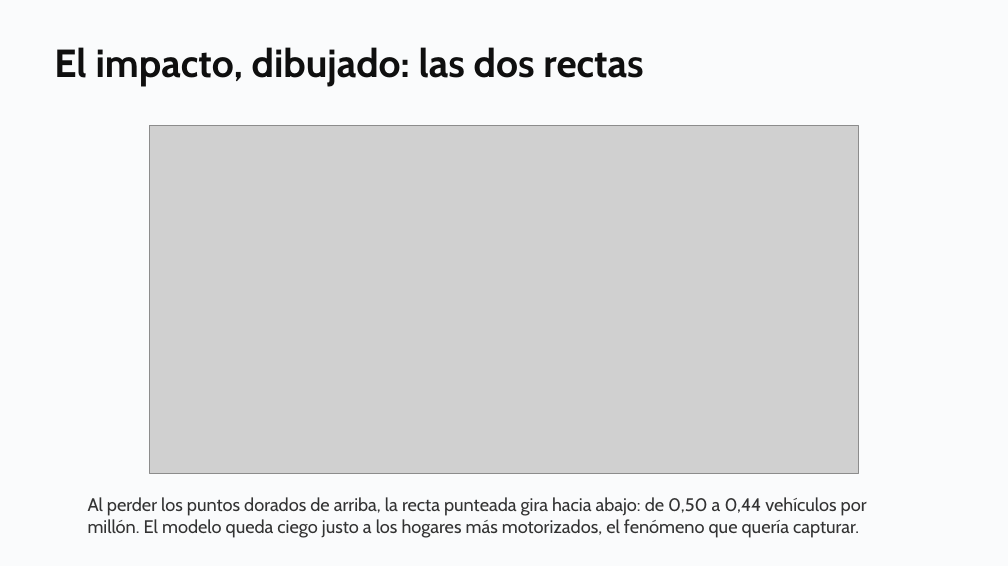
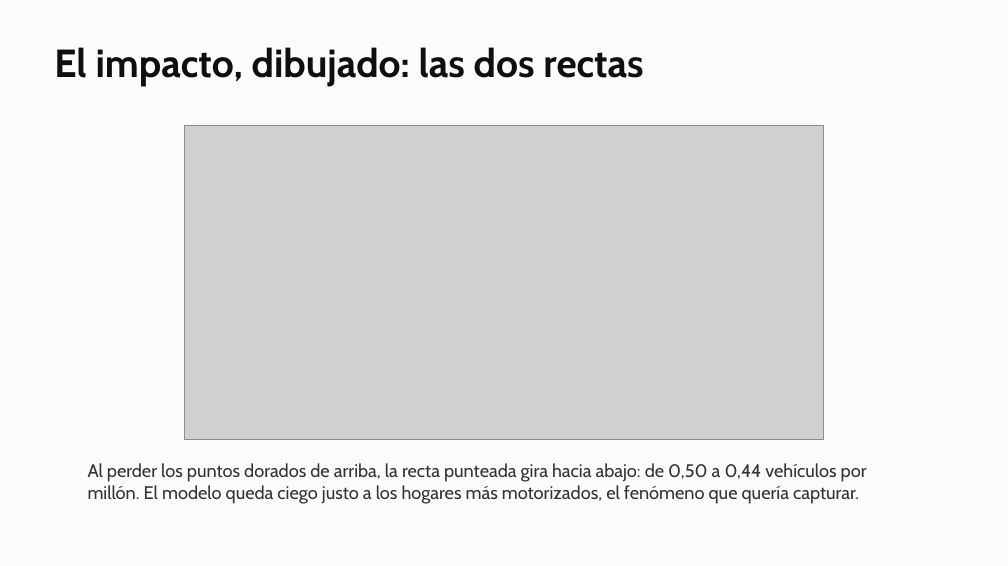
Before and after one commit to daniopitz/diplomado-cdd, a slide deck: slide 17 of presentaciones/clase04_regresion_multiple.pptx. Drawn at 1008x566 pixels with LibreOffice and Linux fonts; fonts in the diff are those of the drawing; grey boxes stand for pictures. Boxes give left, top, right and bottom in pixels: in the first picture for what was removed or moved away, otherwise in the second. Text is boxed around its words. In the diff, an @@ line names an element or a change of style, - is before the commit and + after.

```diff
--- a/presentaciones/clase04_regresion_multiple.pptx
+++ b/presentaciones/clase04_regresion_multiple.pptx
@@ picture: place and size @@
-picture at [149, 126, 859, 474]
+picture at [184, 126, 824, 439]
@@ text "Al perder los puntos dorados ...": place and size @@
-text "Al perder los puntos dorados ..." at [88, 497, 867, 538]
+text "Al perder los puntos dorados ..." at [88, 463, 867, 504]
```
Also in this commit, not shown: 23 other slides changed, 5 other files.
